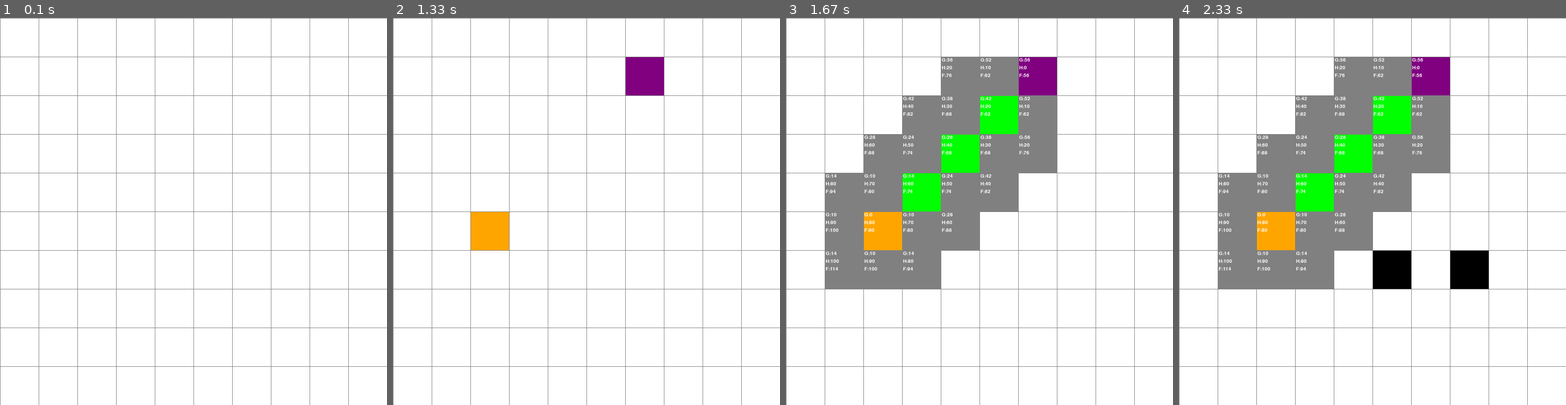
Above: before the commit, frames 1-4 (left to right).
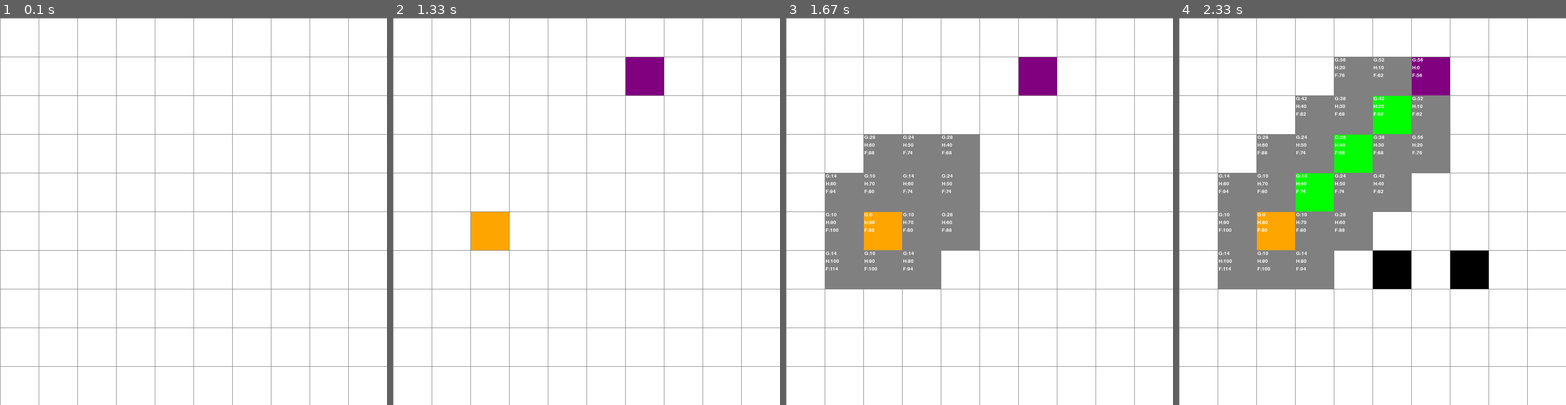
Above: after the commit, the same moments.

Repository: MelvinMG/Apuntes-Actividades-IA
Game: pygame game, started from Proyectos/asterisco/CascaronA.py
Two runs of this game, one before a commit and one after it. Both use one fixed random seed, a clock stepped at 60 frames per second and the inputs below.
Inputs (mouse positions are in pixels of both pictures, inside the frame that each line leads up to):
- Up to frame 1 (0.1 s): no input
- Up to frame 2 (1.33 s): hold Delete 0.33-0.8 s; click (493, 215) at 0.88 s; click (644, 76) at 1.22 s
- Up to frame 3 (1.67 s): tap Space at 1.5 s
- Up to frame 4 (2.33 s): click (1376, 254) at 1.93 s; click (1473, 273) at 2.22 s

Frames 1-2 are identical in both runs. In frame 3, 11% of the frame differs, in the area x 30-70%, y 10-50%; in frame 4, nothing differs.

Commit message:
Avance 3: Se añadio un delay para la visualizacion

Diff:
--- a/Proyectos/asterisco/CascaronA.py
+++ b/Proyectos/asterisco/CascaronA.py
@@ -113,6 +113,8 @@
     """
     Explora los nodos usando un algoritmo A* modificado.
     Los nodos visitados se colorean de gris.
+    Se añade un delay para visualizar la expansión de los vecinos.
+    Imprime en consola la lista abierta, lista cerrada en cada iteración.
     Devuelve el nodo final con sus costos actualizados.
     """
     lista_abierta = []  # Nodos pendientes de explorar
@@ -132,8 +134,9 @@
         nodo_actual = lista_abierta.pop(0)
         lista_cerrada.append(nodo_actual)
         print(f"Visitado: {nodo_actual.get_pos()} :: G={nodo_actual.g}, H={nodo_actual.h}, F={nodo_actual.f}")
-
-        # Si alcanzamos el nodo final, se puede detener la exploración (o no, según tus necesidades)
+        print("Lista abierta:", [n.get_pos() for n in lista_abierta])
+        print("Lista cerrada:", [n.get_pos() for n in lista_cerrada])
+
         if nodo_actual == nodo_fin:
             print("¡Objetivo alcanzado!")
             break
@@ -141,7 +144,6 @@
         vecinos = obtener_vecinos(grid, nodo_actual)
         for vecino in vecinos:
             if not vecino.es_pared() and vecino not in lista_cerrada:
-                # Determinar el costo del movimiento: 10 para movimientos horizontales/verticales, 14 para diagonales
                 if vecino.fila == nodo_actual.fila or vecino.col == nodo_actual.col:
                     costo_movimiento = 10
                 else:
@@ -153,16 +155,21 @@
                     vecino.g = temp_g
                     vecino.h = (abs(vecino.fila - fila_fin) + abs(vecino.col - col_fin)) * 10
                     vecino.f = vecino.g + vecino.h
-                    vecino.parent = nodo_actual  # Guardamos el predecesor
+                    vecino.parent = nodo_actual
                     if vecino not in lista_abierta:
                         lista_abierta.append(vecino)
 
-    return nodo_fin  # Retornamos el nodo final para reconstruir el camino
+        # Actualiza pantalla y espera para visualizar la expansión
+        dibujar(VENTANA, grid, len(grid), ANCHO_VENTANA)
+        pygame.time.delay(100)  # Delay de 100 ms
+
+    return nodo_fin
 
 def reconstruir_camino(nodo_fin):
     """
     Reconstruye el camino óptimo desde el nodo final hasta el nodo de inicio
     utilizando los predecesores.
+    Imprime la lista del camino óptimo.
     """
     camino = []
     nodo_actual = nodo_fin
@@ -170,6 +177,7 @@
         camino.append(nodo_actual)
         nodo_actual = nodo_actual.parent
     camino.reverse()  # Orden de inicio a fin
+    print("Camino óptimo:", [n.get_pos() for n in camino])
     return camino
 
 def pintar_camino(camino):
@@ -202,14 +210,27 @@
     for fila in grid:
         for nodo in fila:
             nodo.dibujar(ventana)
-            # Dibujar valores G, H, F en la celda (si el nodo fue actualizado)
             if nodo.g < float("inf"):
                 offset_x = nodo.x + 2
                 offset_y = nodo.y + 2
                 escribir_texto(ventana, f"G:{nodo.g}", offset_x, offset_y, color=BLANCO, tam=15)
                 escribir_texto(ventana, f"H:{nodo.h}", offset_x, offset_y+16, color=BLANCO, tam=15)
                 escribir_texto(ventana, f"F:{nodo.f}", offset_x, offset_y+32, color=BLANCO, tam=15)
-    dibujar_grid(ventana, filas, ancho)
+    dibujar_grid(VENTANA, filas, ancho)
+    pygame.display.update()
+
+def dibujar(ventana, grid, filas, ancho):
+    ventana.fill(BLANCO)
+    for fila in grid:
+        for nodo in fila:
+            nodo.dibujar(ventana)
+            if nodo.g < float("inf"):
+                offset_x = nodo.x + 2
+                offset_y = nodo.y + 2
+                escribir_texto(ventana, f"G:{nodo.g}", offset_x, offset_y, color=BLANCO, tam=15)
+                escribir_texto(ventana, f"H:{nodo.h}", offset_x, offset_y+16, color=BLANCO, tam=15)
+                escribir_texto(ventana, f"F:{nodo.f}", offset_x, offset_y+32, color=BLANCO, tam=15)
+    dibujar_grid(VENTANA, filas, ancho)
     pygame.display.update()
 
 def obtener_click_pos(pos, filas, ancho):
@@ -227,7 +248,7 @@
     corriendo = True
 
     while corriendo:
-        dibujar(ventana, grid, FILAS, ancho)
+        dibujar(VENTANA, grid, FILAS, ancho)
         for event in pygame.event.get():
             if event.type == pygame.QUIT:
                 corriendo = False
@@ -263,6 +284,11 @@
                     nodo_final = explorar_nodos(grid, inicio.fila, inicio.col, fin.fila, fin.col)
                     camino = reconstruir_camino(nodo_final)
                     pintar_camino(camino)
+                # Tecla Delete: reinicia toda la cuadrícula
+                elif event.key == pygame.K_DELETE:
+                    grid = crear_grid(FILAS, ancho)
+                    inicio = None
+                    fin = None
 
         # Fin del bucle de eventos
     pygame.quit()
Not shown, changed: Proyectos/asterisco/Explicación_A.md
